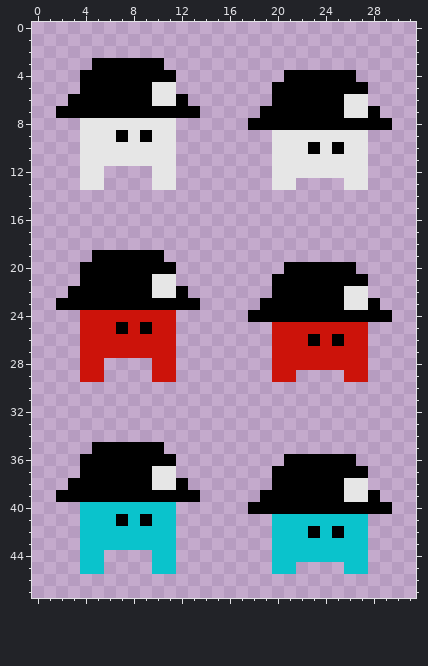
One commit to this pixel-art sprite: Miners Misfortune/player.png. That is the earlier state.
The file is 32x48 pixels.
Once edited:
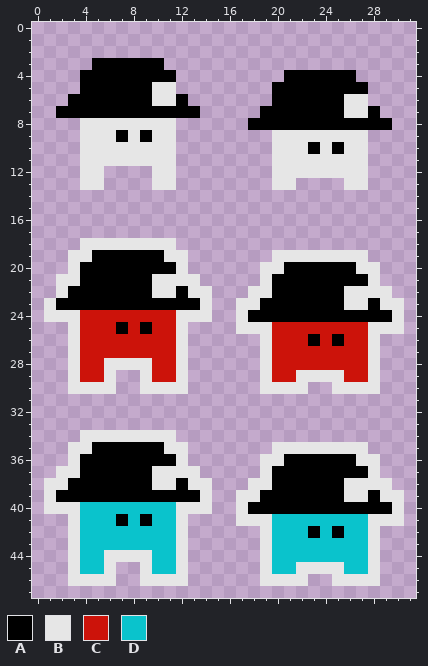
Palette (. is transparent): A #000000  B #e6e6e6  C #cc130a  D #0ac3cc
Author's note on the commit: fixed error with color variation sprites
From old to new:
Changed rows in their new state; - is an unchanged pixel.
first column x 1:
18 ---BBBBBBBB-------------------
19 --BB------BB-------BBBBBBBB---
20 --B--------B------BB------BB--
21 -BB--------BB-----B--------B--
22 -B----------BB---BB--------BB-
23 B------------B--BB----------BB
24 BBB--------BBB--B------------B
25 --B--------B----BBB--------BBB
26 --B--------B------B--------B--
27 --B--------B------B--------B--
28 --B--BBBB--B------B--------B--
29 --B--B--B--B------B--BBBB--B--
30 --BBBB--BBBB------BBBB--BBBB--
first column x 1:
34 ---BBBBBBBB-------------------
35 --BB------BB-------BBBBBBBB---
36 --B--------B------BB------BB--
37 -BB--------BB-----B--------B--
38 BB----------BB---BB--------BB-
39 B------------B--BB----------BB
40 BBB--------BBB--B------------B
41 --B--------B----BBB--------BBB
42 --B--------B------B--------B--
43 --B--------B------B--------B--
44 --B--BBBB--B------B--------B--
45 --B--B--B--B------B--BBBB--B--
46 --BBBB--BBBB------BBBB--BBBB--
Where, in picture pixels (left, top, right, bottom), the same in both pictures:
added: (44, 238, 404, 586)
